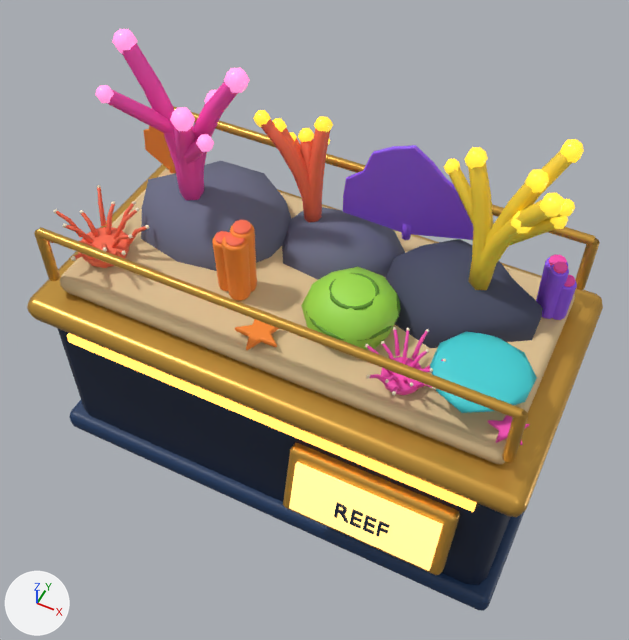
The glTF model art/models/aqua_coral_display.glb: old version first, new version second.
Camera for both pictures: a 50 mm lens placed at (0.975, -1.957, 3.12), pointed at (0.036, -0.079, 0.773). Every picture has the same lights, and +X, +Y and +Z are marked at lower left. The older version comes first. Vertices at exactly the same position are counted once.

Names of what the first picture shows: 'CoralDisplay'.
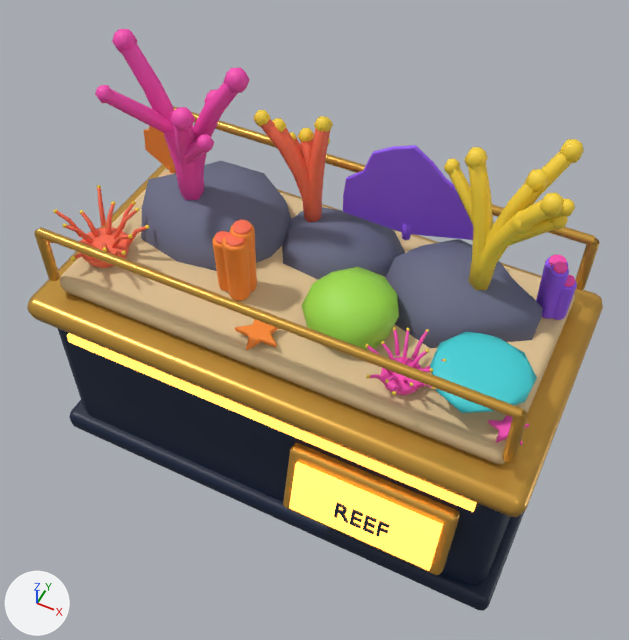
What differs and where, as boxes (x1, y1, x2, y2) in the pictures (629 x 640 px):
part 1 of me_coraldisplay, deleted: before (329, 273, 379, 310)
part 2 of me_coraldisplay, deleted: before (306, 294, 401, 341)
part 3 of me_coraldisplay, recoloured: (69, 400, 524, 611) in both
part 4 of me_coraldisplay, recoloured: (289, 462, 443, 571) in both
part 5 of me_coraldisplay, recoloured (dark blue to greyish blue): (386, 239, 543, 348) in both
part 6 of me_coraldisplay, recoloured: (95, 29, 250, 152) in both
part 7 of me_coraldisplay, recoloured: (253, 110, 584, 234) in both
part 8 of me_coraldisplay, recoloured: (49, 185, 446, 395) in both

Patch to the scene script:
```diff
--- a/art/models/aqua_coral_display.glb.py
+++ b/art/models/aqua_coral_display.glb.py
@@ me_coraldisplay @@
 # used by ob_coraldisplay; location = (0.0, 0.0, 0.0)
-me_coraldisplay.from_pydata(...)  # 4348 vertices, 8124 faces; spans x -0.96..0.95, y -0.57..0.5, z 0.0..1.65
+me_coraldisplay.from_pydata(...)  # 4132 vertices, 7692 faces; spans x -0.96..0.95, y -0.57..0.5, z 0.0..1.65
+# me_coraldisplay part 1: the loose piece of 72 vertices spanning x 0.12..0.28, y -0.2..-0.04, z 1.03..1.05 is deleted
+# me_coraldisplay part 2: the loose piece of 72 vertices spanning x 0.04..0.36, y -0.28..0.04, z 0.96..0.98 is deleted
+# me_coraldisplay part 3: 108 faces spanning x -0.94..0.94, y -0.49..0.49, z 0.0..0.1 switch from mat_navylight (dark blue #1b3a63) to mat_navy (dark blue #0d1f3c)
+# me_coraldisplay part 4: 12 faces spanning x 0.18..0.72, y -0.57..-0.5, z 0.32..0.53 switch from mat_plaqueglow (orange #ffd27a, glowing orange #ffd27a) to mat_displayled (orange #ffb04a, glowing orange #ffb04a)
+# me_coraldisplay part 5: 80 faces spanning x 0.22..0.78, y -0.11..0.39, z 0.81..1.02 switch from mat_rock (dark blue #4a4f66) to mat_rocklight (greyish blue #6c6f88)
+# me_coraldisplay part 6: 216 faces spanning x -0.77..-0.28, y -0.13..0.19, z 1.33..1.65 switch from mat_coraltippink (pink #ff8fd0, glowing pink #e781bc) to mat_pink (pink #ff4fb8)
+# me_coraldisplay part 7: 554 faces spanning x -0.33..0.79, y 0.04..0.37, z 1.2..1.57 switch from mat_coraltipyellow (yellow #ffd93b, glowing yellow #e7c435) to mat_yellow (yellow #ffd93b)
+# me_coraldisplay part 8: 560 faces spanning x -0.94..0.58, y -0.42..-0.05, z 0.97..1.05 switch from mat_cream (beige #fff0d4) to mat_yellow (yellow #ffd93b)
+# other edits to the shape of me_coraldisplay do not show in these pictures
 me_coraldisplay.materials.append(mat_brass)
@@ me_coraldisplay @@
 me_coraldisplay.materials.append(mat_corallime)
-me_coraldisplay.materials.append(mat_corallimedark)  # green #5f9a24
 me_coraldisplay.materials.append(mat_teallight)
```
